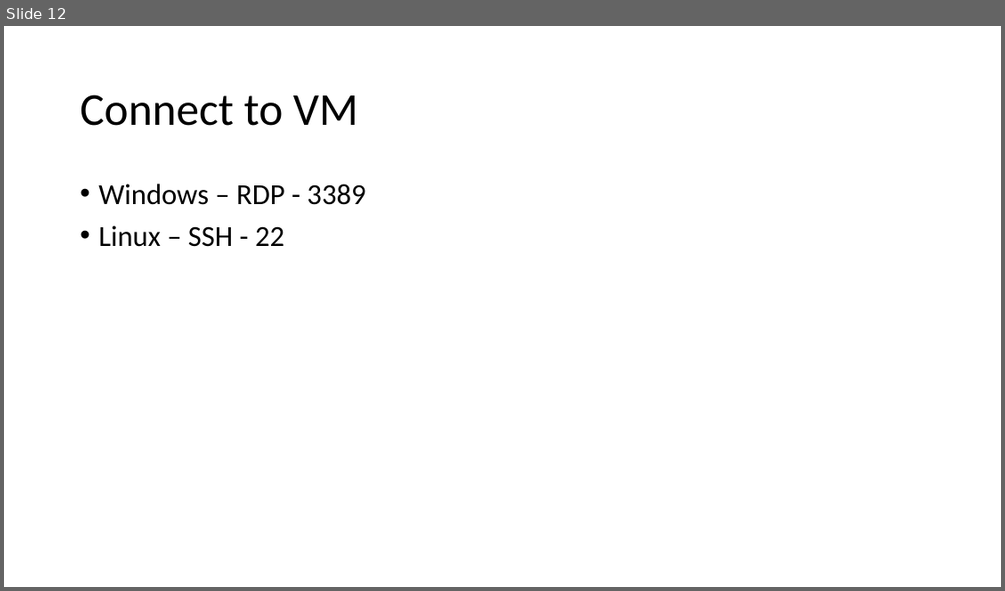
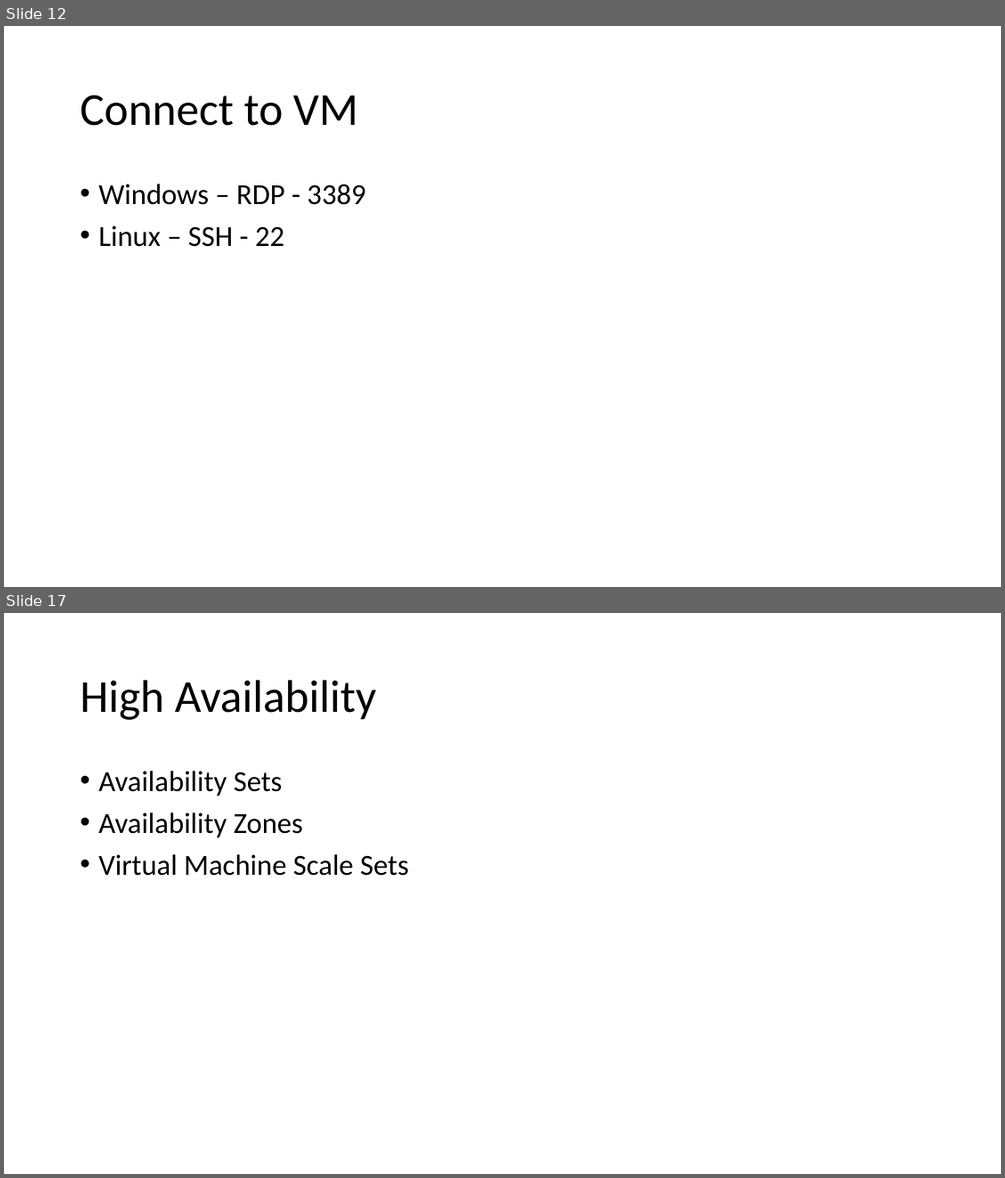
Before and after one commit to Anwarthajudeen/09Sep-AZ104, a slide deck: Azure Virtual Machines.pptx. Shown one above the other, each under a label of ours: slide 12 before the commit, slides 12 and 17 after it; the slides between them are not shown. The pictures are 1005x591 and 1005x1178 pixels, drawn with LibreOffice and Linux fonts; fonts in the diff are those of the drawing. Boxes give left, top, right and bottom in pixels: in the first picture for what was removed or moved away, otherwise in the second. Text is boxed around its words. In the diff, an @@ line names an element or a change of style, - is before the commit and + after.

```diff
--- a/Azure Virtual Machines.pptx
+++ b/Azure Virtual Machines.pptx
@@ slide 17 added at box(4, 613, 1001, 1174), background #FFFFFF @@
@@ title added at box(80, 680, 376, 720), 44 pt, text #000000 @@
+High Availability
@@ text added at box(98, 771, 409, 876), 28 pt, text #000000 @@
+• Availability Sets
+• Availability Zones
+• Virtual Machine Scale Sets
```
Also in this commit, not shown: 10 other slides added.
